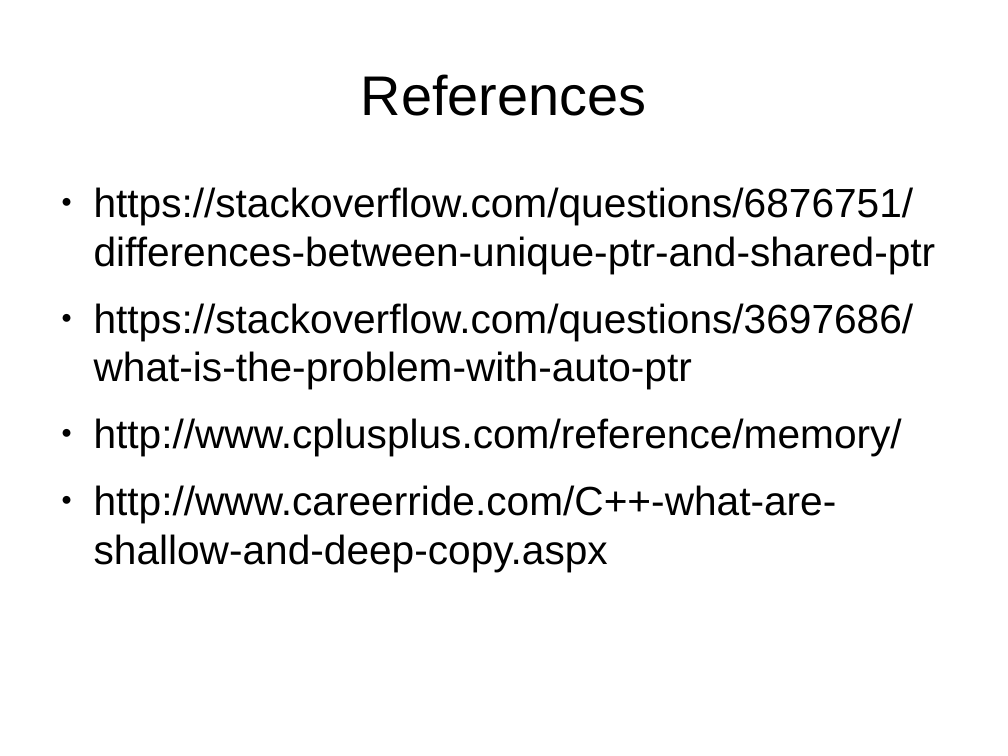
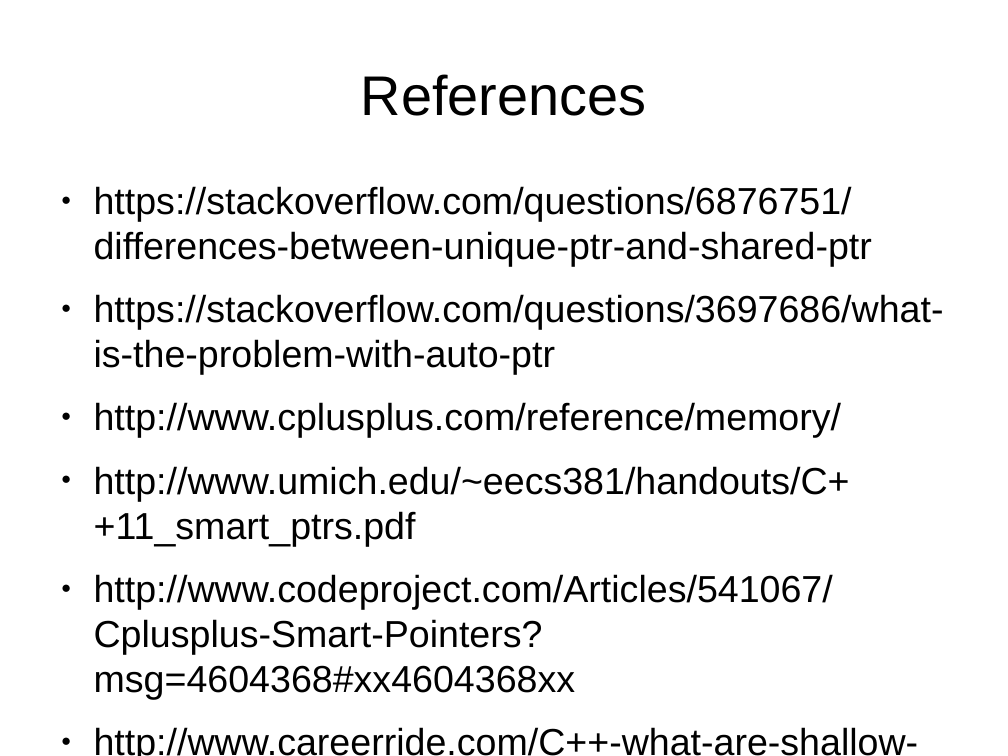
Before and after one commit to kks32/cpp-software-development, a slide deck: slide 8 of Ex3_Smart_Pointers/Ex3_Smart_Pointers.odp. Drawn at 1008x756 pixels with LibreOffice and Linux fonts; fonts in the diff are those of the drawing. Boxes give left, top, right and bottom in pixels: in the first picture for what was removed or moved away, otherwise in the second. Text is boxed around its words. In the diff, an @@ line names an element or a change of style, - is before the commit and + after.

Commit message:
More references to smart pointers

```diff
--- a/Ex3_Smart_Pointers/Ex3_Smart_Pointers.odp
+++ b/Ex3_Smart_Pointers/Ex3_Smart_Pointers.odp
@@ text at [94,186,944,756]: size 32 to 29.6 pt in "https://stackoverflow.com/questions/6876751/differences-betw ...", "https://stackoverflow.com/questions/3697686/what-is-the-prob ...", "http://www.cplusplus.com/reference/memory/", "http://www.careerride.com/C++-what-are-shallow-and-deep-copy ..." @@
@@ text at [94,466,850,699]: paragraphs added @@
+● http://www.umich.edu/~eecs381/handouts/C++11_smart_ptrs.pdf
+● http://www.codeproject.com/Articles/541067/Cplusplus-Smart-Pointers?msg=4604368#xx4604368xx
```
Also in this commit, not shown: 1 other file.
